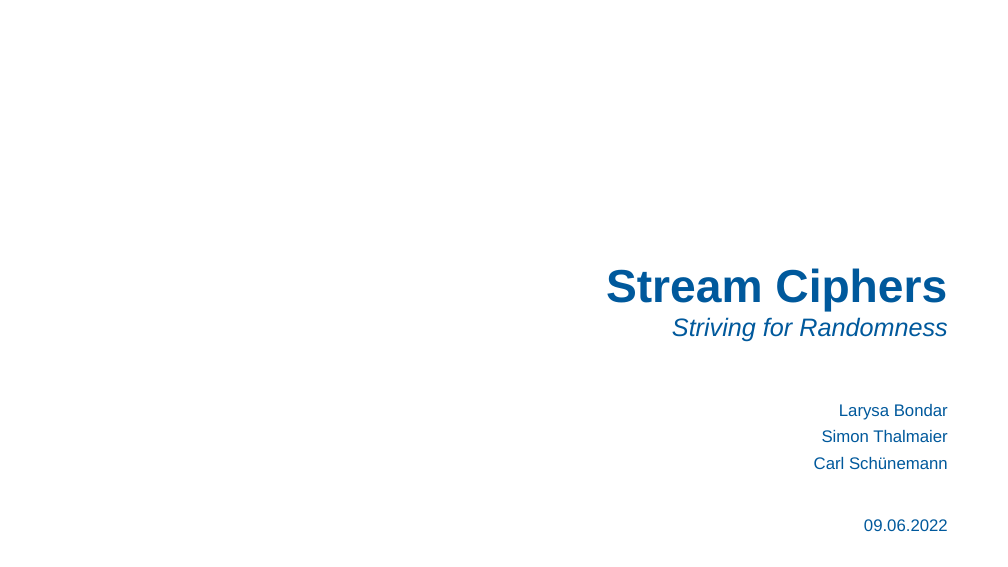
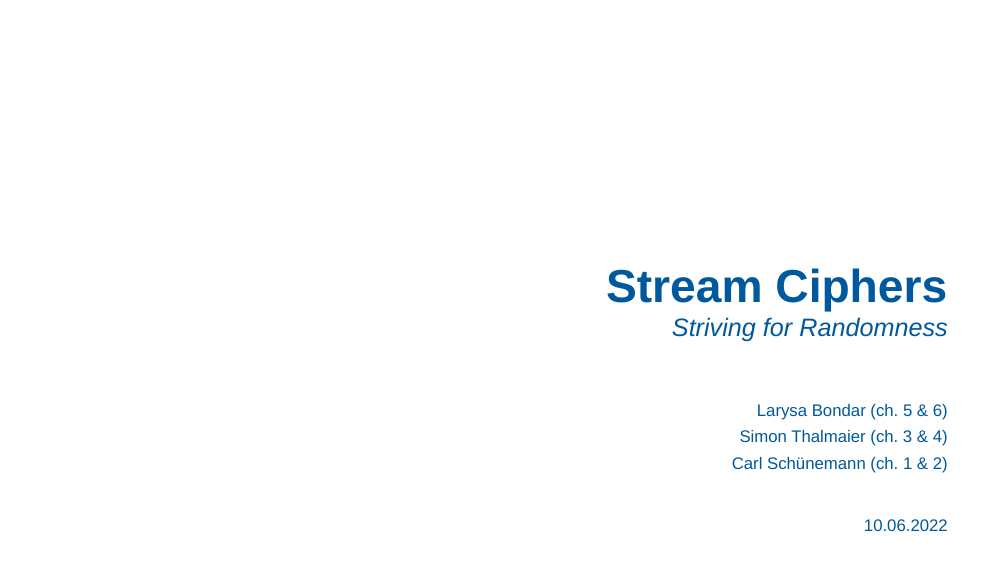
Before and after one commit to xThale/crypto-stream-ciphers, a slide deck: slide 1 of Präsentation/Presentation Unmerged Carl.pptx. Drawn at 1008x567 pixels with LibreOffice and Linux fonts; fonts in the diff are those of the drawing; background and template pictures are left out. Boxes give left, top, right and bottom in pixels: in the first picture for what was removed or moved away, otherwise in the second. Text is boxed around its words. In the diff, an @@ line names an element or a change of style, - is before the commit and + after.

Commit message:
Updated Unmerged Carl

```diff
--- a/Präsentation/Presentation Unmerged Carl.pptx
+++ b/Präsentation/Presentation Unmerged Carl.pptx
@@ text at [732, 404, 948, 473]: text changed @@
-Larysa Bondar
-Simon Thalmaier
-Carl Schünemann
+Larysa Bondar (ch. 5 & 6)
+Simon Thalmaier (ch. 3 & 4)
+Carl Schünemann (ch. 1 & 2)
@@ text at [864, 519, 948, 531]: text changed @@
-09.06.2022
+10.06.2022
```
Also in this commit, not shown: 12 other slides changed.
